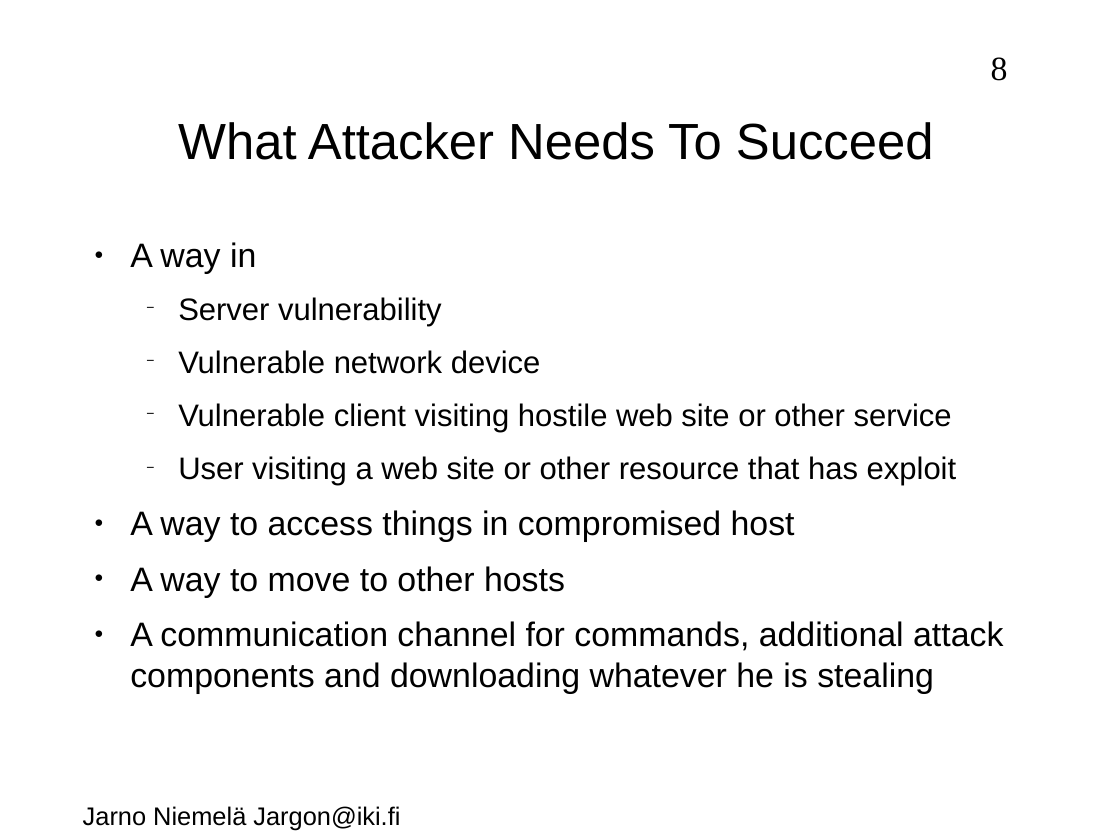
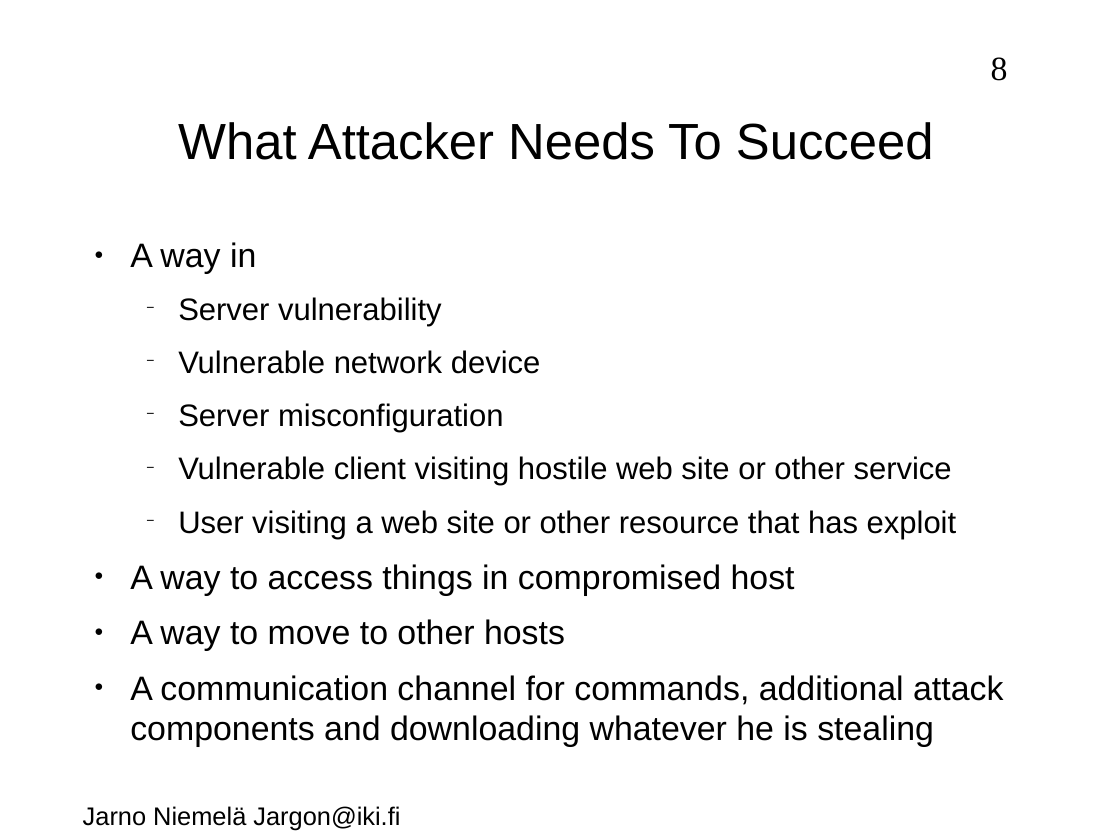
Before and after one commit to jarno-niemela/corporate_cyber_defence, a slide deck: slide 8 of NetworkSecurity/NetworkSecurity.odp. Drawn at 1120x840 pixels with LibreOffice and Linux fonts; fonts in the diff are those of the drawing; background and template pictures are left out. Boxes give left, top, right and bottom in pixels: in the first picture for what was removed or moved away, otherwise in the second. Text is boxed around its words. In the diff, an @@ line names an element or a change of style, - is before the commit and + after.

```diff
--- a/NetworkSecurity/NetworkSecurity.odp
+++ b/NetworkSecurity/NetworkSecurity.odp
@@ text at (178,403,504,432): paragraph added @@
+  − Server misconfiguration
```
Also in this commit, not shown: 7 other slides changed, 5 slides added, 4 other files.
